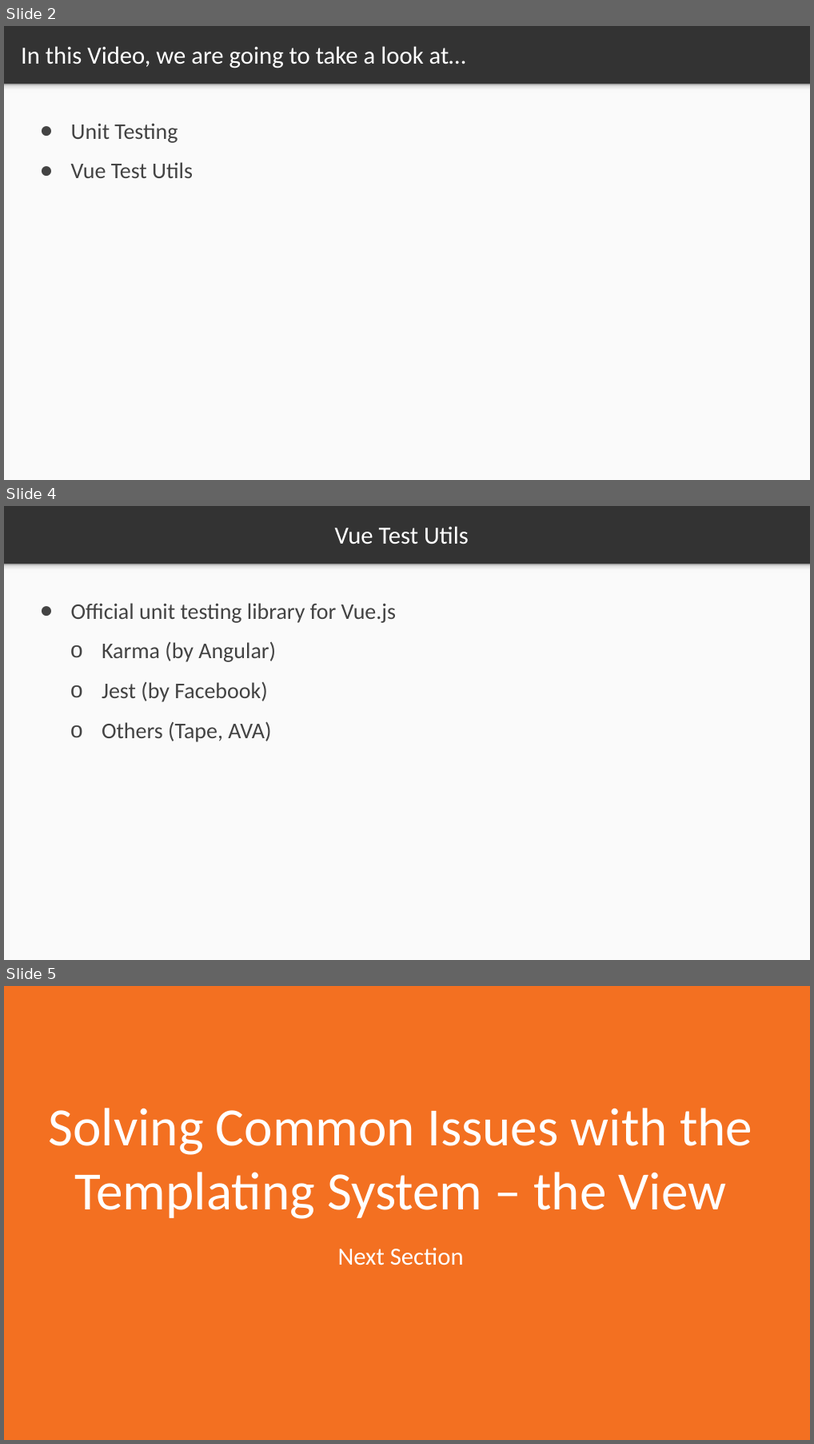
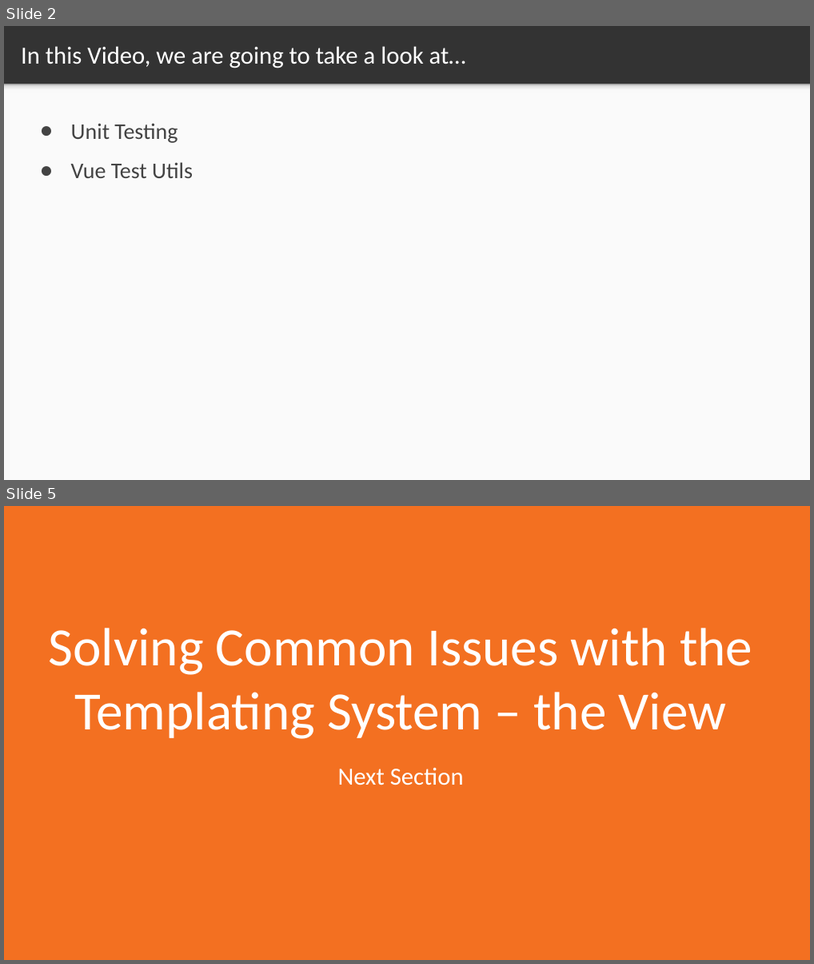
Before and after one commit to PacktPublishing/Troubleshooting-Vue.js, a slide deck: Section 1/Video 1.7/video 1.7_Unit_Testing.ppt. Shown one above the other, each under a label of ours: slides 2, 4 and 5 before the commit, slides 2 and 5 after it; the slides between them are not shown. The pictures are 814x1444 and 814x964 pixels, drawn with LibreOffice and Linux fonts; fonts in the diff are those of the drawing. Boxes give left, top, right and bottom in pixels: in the first picture for what was removed or moved away, otherwise in the second. Text is boxed around its words. In the diff, an @@ line names an element or a change of style, - is before the commit and + after.

```diff
--- a/Section 1/Video 1.7/video 1.7_Unit_Testing.ppt
+++ b/Section 1/Video 1.7/video 1.7_Unit_Testing.ppt
@@ slide 4 removed at [4, 506, 810, 960], background #333333; not listed: 2 template elements that a slide beside it also shows @@
@@ title removed at [335, 526, 469, 544] @@
-Vue Test Utils
@@ text removed at [71, 603, 396, 742] @@
-● Official unit testing library for Vue.js
-o Karma (by Angular)
-o Jest (by Facebook)
-o Others (Tape, AVA)
```
Also in this commit, not shown: 1 slide changed, 1 slide added.
